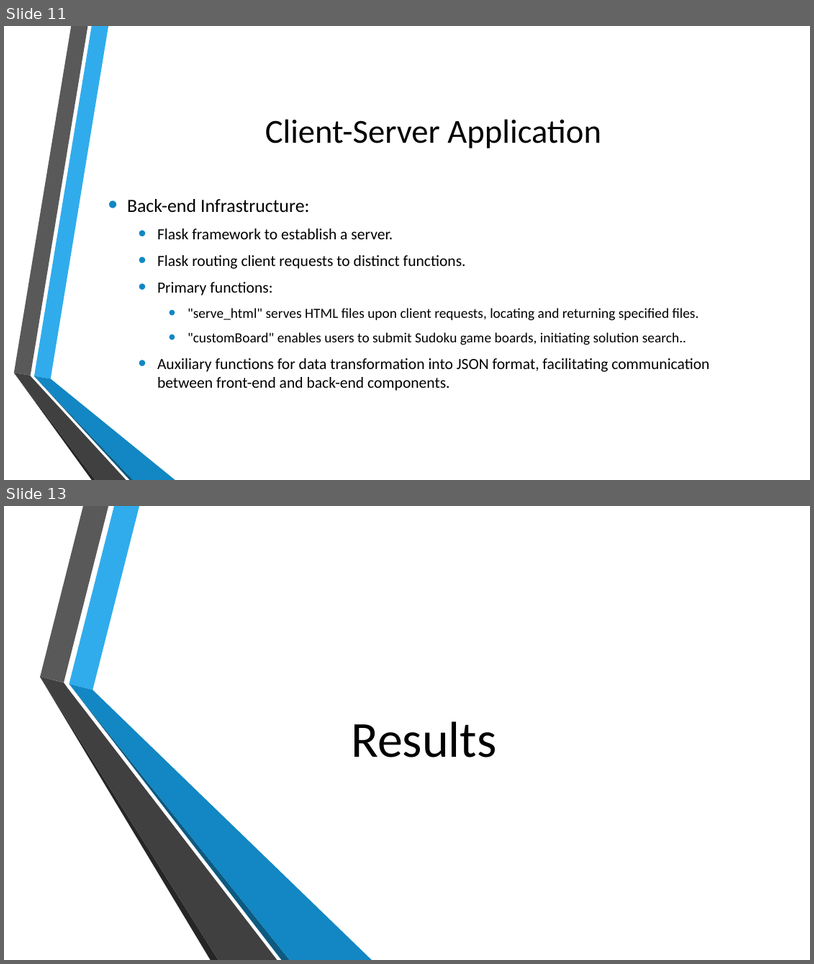
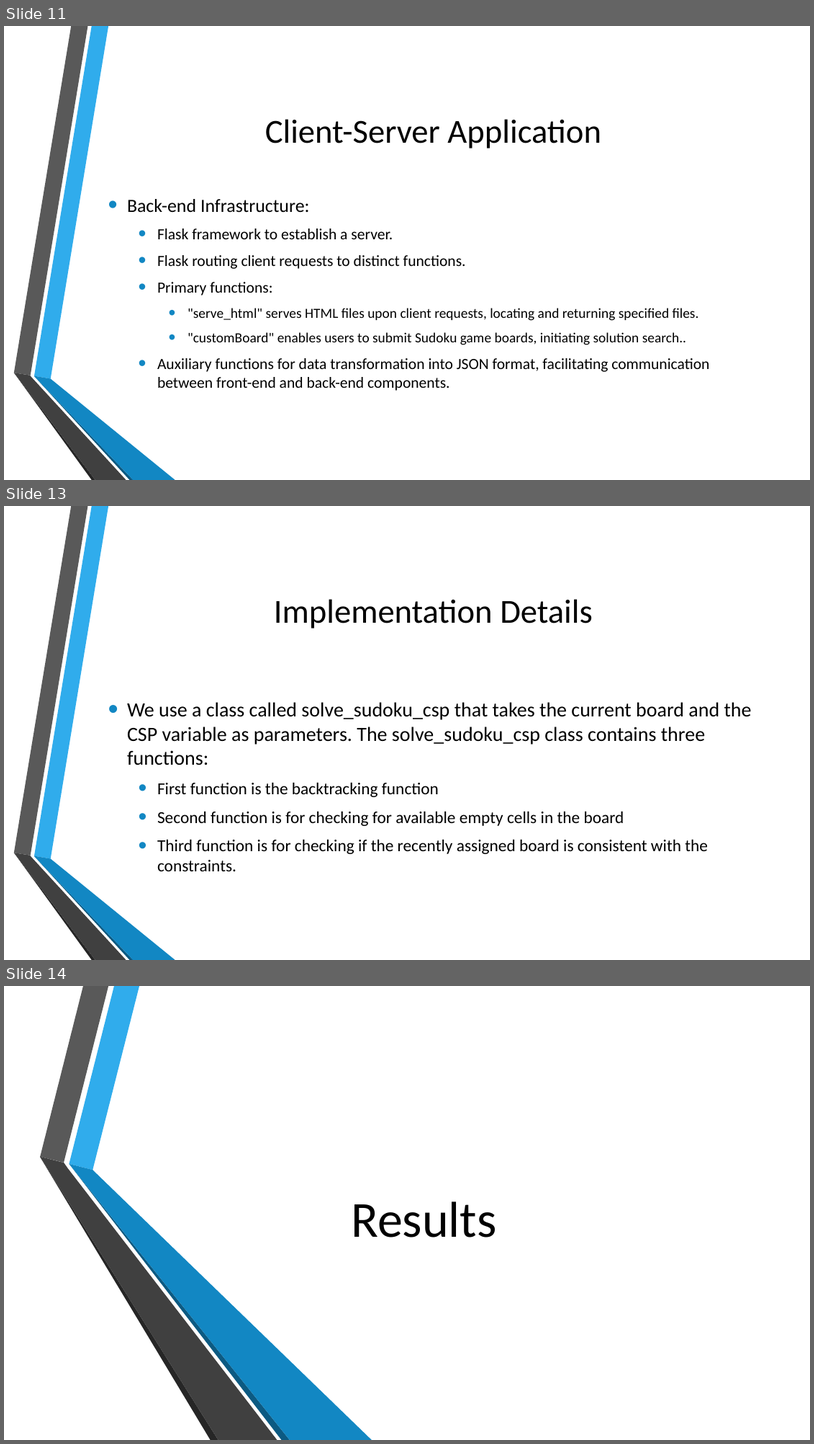
Before and after one commit to BionicScout/LTU-AI-Group_Project, a slide deck: AI TermProject Presentation.pptx. Shown one above the other, each under a label of ours: slides 11 and 13 before the commit, slides 11, 13 and 14 after it; the slides between them are not shown. The pictures are 814x964 and 814x1444 pixels, drawn with LibreOffice and Linux fonts; fonts in the diff are those of the drawing; background and template pictures are left out. Boxes give left, top, right and bottom in pixels: in the first picture for what was removed or moved away, otherwise in the second. Text is boxed around its words. In the diff, an @@ line names an element or a change of style, - is before the commit and + after.

```diff
--- a/AI TermProject Presentation.pptx
+++ b/AI TermProject Presentation.pptx
@@ slide 13 added at <box>4,506,810,960</box>, background picture (left out); not listed: 6 template elements that a slide beside it also shows @@
@@ title added at <box>274,599,593,628</box>, 40 pt, text #000000 @@
+Implementation Details
@@ text added at <box>127,702,752,871</box>, 20 pt, text #000000 @@
+• We use a class called solve_sudoku_csp that takes the current board and the CSP variable as parameters. The solve_sudoku_csp class contains three functions:
+  • First function is the backtracking function
+  • Second function is for checking for available empty cells in the board
+  • Third function is for checking if the recently assigned board is consistent with the constraints.
@@ what was slide 13 is now slide 14 @@
```
Also in this commit, not shown: 1 slide changed, 1 other slide added, 1 slide removed, 3 other files.
